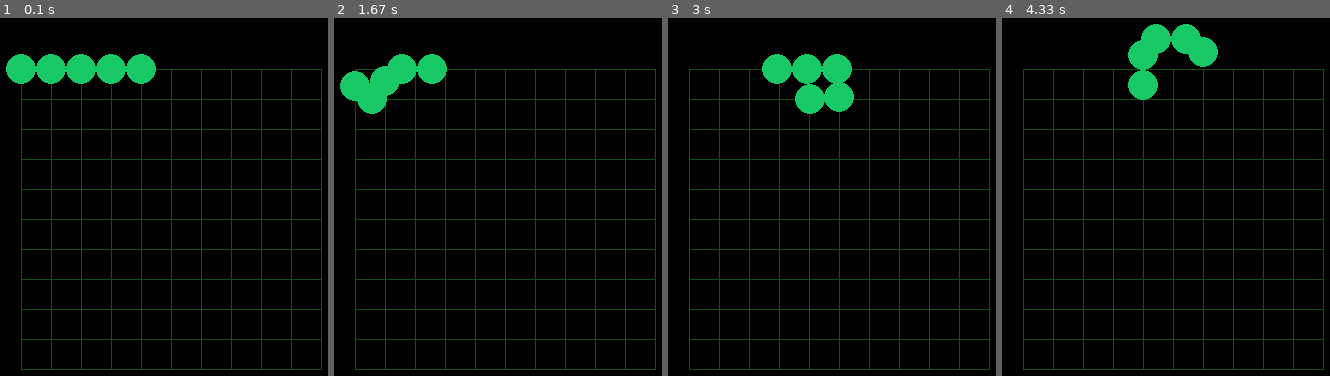
Above: before the commit, frames 1-4 (left to right).
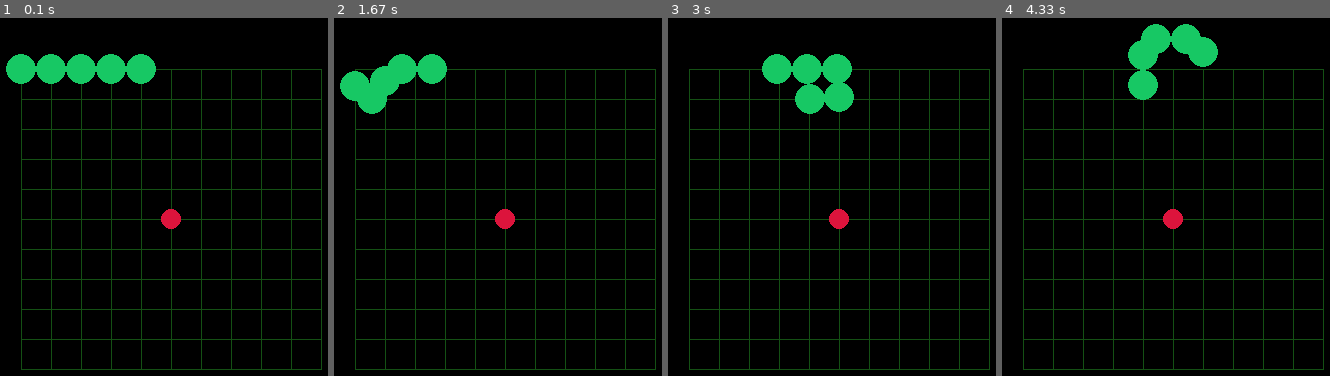
Above: after the commit, the same moments.

Repository: haruomaki/pyrein
Game: pygame game, started from examples/snake.py
Same seed, same stepped clock (60 frames per second), same inputs: the game is played once before the commit and once after it.
Inputs:
- Up to frame 1 (0.1 s): no input
- Up to frame 2 (1.67 s): hold Right 0.33-0.8 s; hold Up 0.83-1.13 s; hold Right 1.17-1.63 s
- Up to frame 3 (3 s): hold Down 2.23-2.53 s; hold Left 2.57-2.97 s
- Up to frame 4 (4.33 s): hold Up 3-3.37 s; hold Right 3.4-4.03 s; hold Down from 4.07 s (still down)

The runs differ from the first frame. In frame 1, 0.3% of the frame differs, in the area x 49-56%, y 53-59%; in frame 2, 0.3%; in frame 3, 0.3%; in frame 4, 0.3%.

Commit message:
リンゴを食べて長くなる🍎

Diff:
--- a/examples/snake.py
+++ b/examples/snake.py
@@ -3,6 +3,7 @@
 from pygame import Vector2 as Vec2
 from pyrein.easing import ease_out
 from dataclasses import dataclass
+from random import choice
 
 # 色の定義
 BACKGROUND = (15, 56, 15)
@@ -21,6 +22,7 @@
 class State:
     direction: int
     body: list[Vec2]
+    apple: Vec2
 
 
 Action = int | None
@@ -36,8 +38,27 @@
     if action is not None and not (state.direction, action) in BACK:
         state.direction = action
     new_head = state.body[0] + DIRECTIONS[state.direction]
-    state.body = [new_head] + state.body[0:-1]
-    print(state.body)
+
+    if state.body[0] == state.apple:
+        # しっぽはそのままに頭が長くなる
+        state.body = [new_head] + state.body
+
+        # 新しいリンゴが出現
+        cand: set[tuple[float, float]] = set()
+        for w in range(GRID_WIDTH):
+            for h in range(GRID_HEIGHT):
+                cand.add((w, h))
+        for b in state.body:
+            cand.remove((b.x, b.y))
+
+        apple = choice(list(cand))
+        # print(apple)
+        state.apple = Vec2(apple)
+    else:
+        # しっぽが消えて頭が長くなる
+        state.body = [new_head] + state.body[0:-1]
+        print(state.body[0], state.apple)
+
     return state
 
 
@@ -60,13 +81,20 @@
 def render(prev: State, curr: State):
     while True:
         draw_grid()
+
+        # リンゴを描画
+        pyrein.draw.circle(FOOD_COLOR, curr.apple * GRID_SIZE, GRID_SIZE / 3)
+
         # 円を描画
+        if len(prev.body) != len(curr.body):
+            prev.body = [prev.body[0]] + prev.body
         for i in range(len(curr.body)):
             pr = prev.body[i]
             cr = curr.body[i]
             x = pyrein.lerp(pr.x * GRID_SIZE, cr.x * GRID_SIZE, ease_out(dt, 1.5))
             y = pyrein.lerp(pr.y * GRID_SIZE, cr.y * GRID_SIZE, ease_out(dt, 1.5))
             pyrein.draw.circle(SNAKE_HEAD, (x, y), GRID_SIZE / 2)
+
         yield
 
 
@@ -91,5 +119,5 @@
     simulate,
     decide,
     render,
-    State(1, [Vec2(0, 0), Vec2(1, 0), Vec2(2, 0), Vec2(3, 0), Vec2(4, 0)]),
+    State(1, [Vec2(0, 0), Vec2(1, 0), Vec2(2, 0), Vec2(3, 0), Vec2(4, 0)], Vec2(5, 5)),
 )
